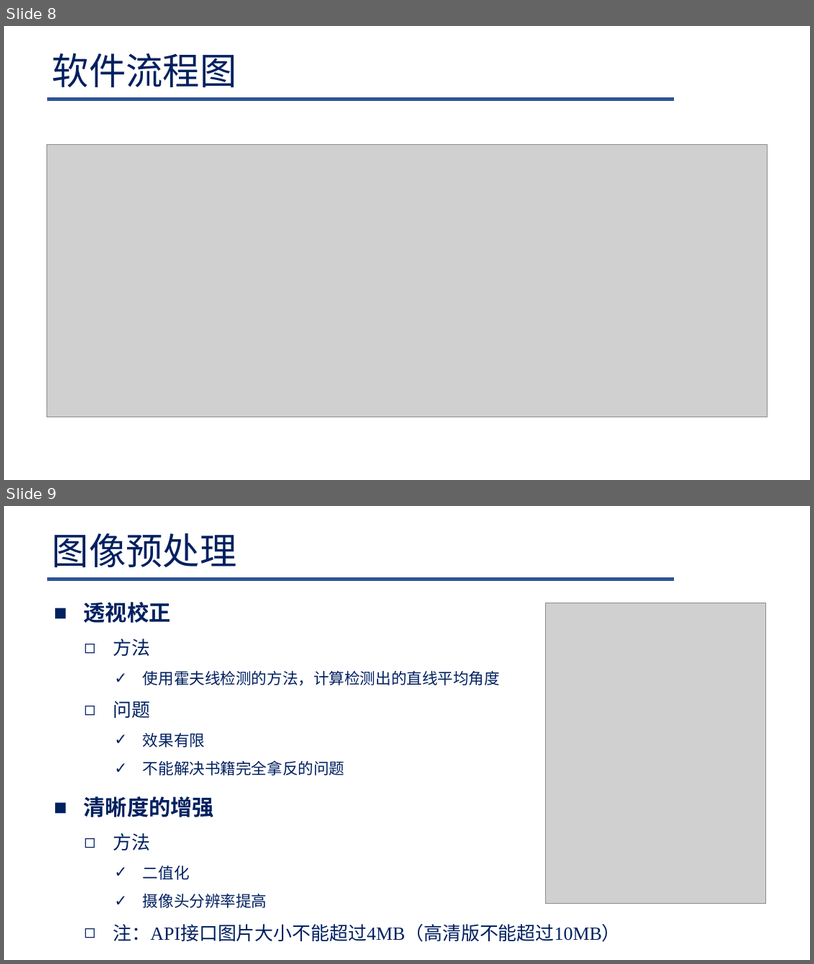
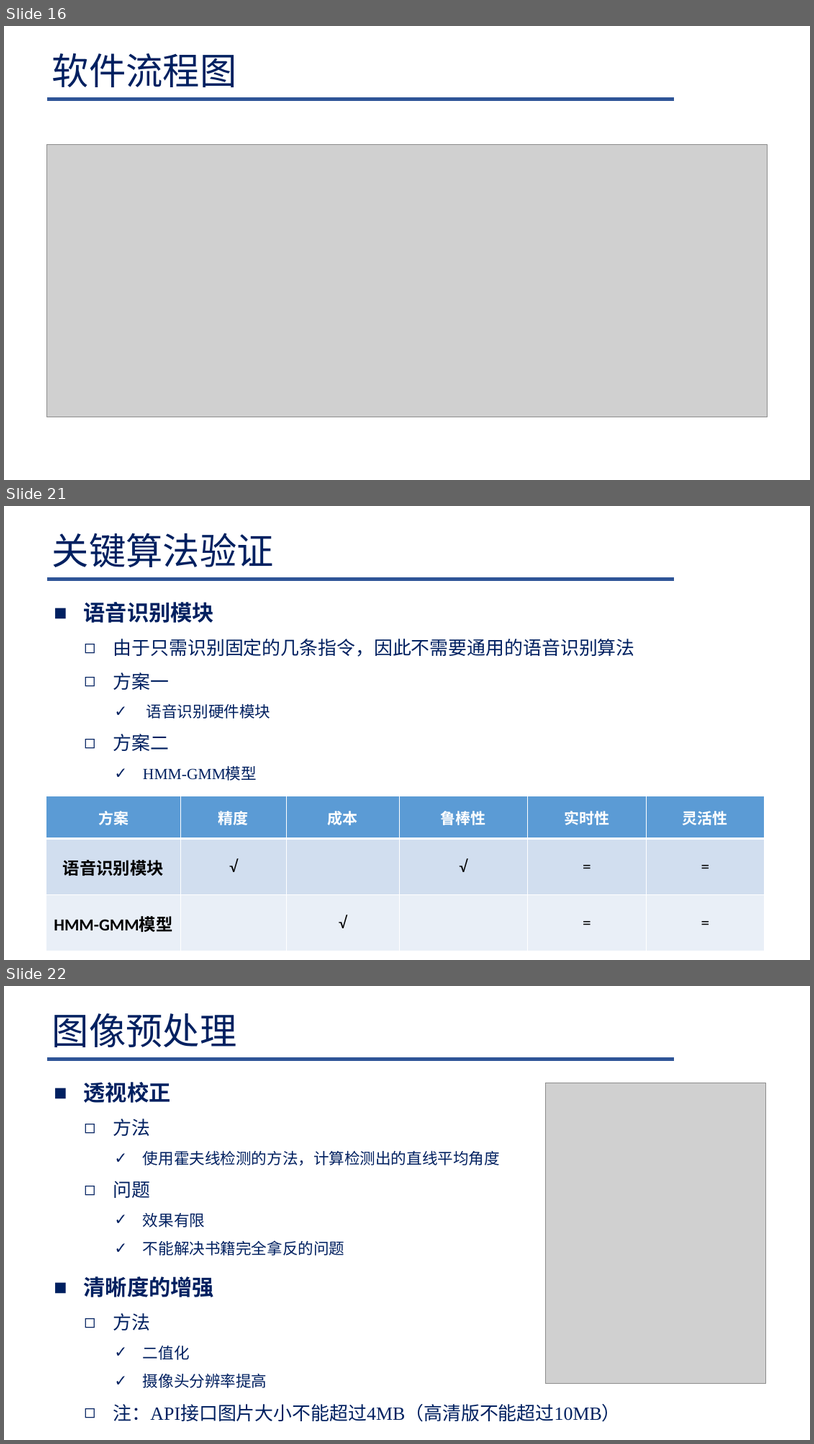
Before and after one commit to Lelucermaire111/Intelligent-blind-assistance-system, a slide deck: 系统设计/系统设计.pptx. Shown one above the other, each under a label of ours: slides 8 and 9 before the commit, slides 16, 21 and 22 after it; the slides between them are not shown. The pictures are 814x964 and 814x1444 pixels, drawn with LibreOffice and Linux fonts; fonts in the diff are those of the drawing; grey boxes stand for pictures; background and template pictures are left out. Boxes give left, top, right and bottom in pixels: in the first picture for what was removed or moved away, otherwise in the second. Text is boxed around its words. In the diff, an @@ line names an element or a change of style, - is before the commit and + after.

```diff
--- a/系统设计/系统设计.pptx
+++ b/系统设计/系统设计.pptx
@@ slide 21 added at [4, 506, 810, 960], background #FFFFFF; not listed: 1 template element that a slide beside it also shows @@
@@ title added at [52, 533, 274, 567], 44 pt, text #002060 @@
+关键算法验证
@@ text added at [84, 602, 635, 780], 22.2 pt, text #002060 @@
+■ 语音识别模块
+  ◻ 由于只需识别固定的几条指令，因此不需要通用的语音识别算法
+  ◻ 方案一
+    ✓ 语音识别硬件模块
+  ◻ 方案二
+    ✓ HMM-GMM模型
@@ table added at [46, 795, 766, 951], 3 rows, 6 columns @@
+方案 | 精度 | 成本 | 鲁棒性 | 实时性 | 灵活性
+语音识别模块 | √ |  | √ | = | =
+HMM-GMM模型 |  | √ |  | = | =
@@ what was slide 8 is now slide 16 @@
@@ what was slide 9 is now slide 22 @@
```
Also in this commit, not shown: 8 slides changed, 24 other slides added, 2 slides removed, 5 other files.
